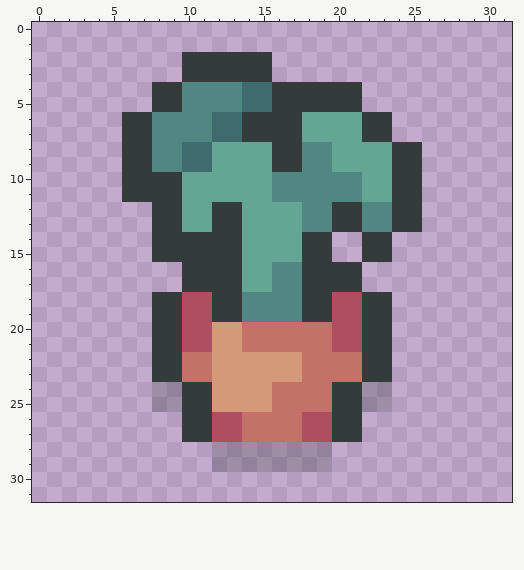
Two versions of one pixel-art sprite, img/plants/carrot/carrot_sapling3.png. Above is the file before it was changed.
The file is 32x32 pixels.
Once edited:
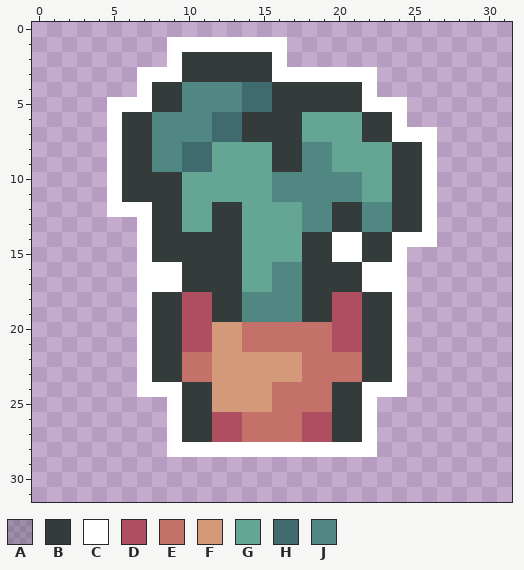
Palette (. is transparent): A #28363340  B #333c3a  C #ffffff  D #ae4e60  E #c47169  F #d49979  G #64a693  H #406b6e  J #518782
What changed:
Colour C now appears in row 1 at x 9 to 16; in row 2 at x 9 and 16; in row 3 at x 7 to 9 and 16 to 22; in row 4 at x 7 and 22; in row 5 at x 5 to 7 and 22 to 24; in row 6 at x 5 and 24.
Colour C now appears in row 7 at x 5 and 24 to 26; in rows 8 to 11 at x 5 and 26; in row 12 at x 5 to 7 and 26; in row 13 at x 7 and 26; in row 14 at x 7, 20 to 21 and 24 to 26; in row 15 at x 7, 20 to 21 and 24.
Colour C now appears in rows 16 to 17 at x 7 to 9 and 22 to 24; in rows 18 to 24 at x 7 and 24; in rows 26 to 27 at x 9 and 22; in row 28 at x 9 to 11 and 20 to 22.
The author changed colour A to colour C in row 24 at x 8 to 9 and 22 to 23; in row 25 at x 9 and 22; in row 28 at x 12 to 19.
The edit erases colour A in row 25 at x 8 and 23; in row 29 at x 12 to 19.
Boxes around the changes in both pictures, in picture pixels (x1, y1, x2, y2):
changed: (107, 37, 437, 472)
